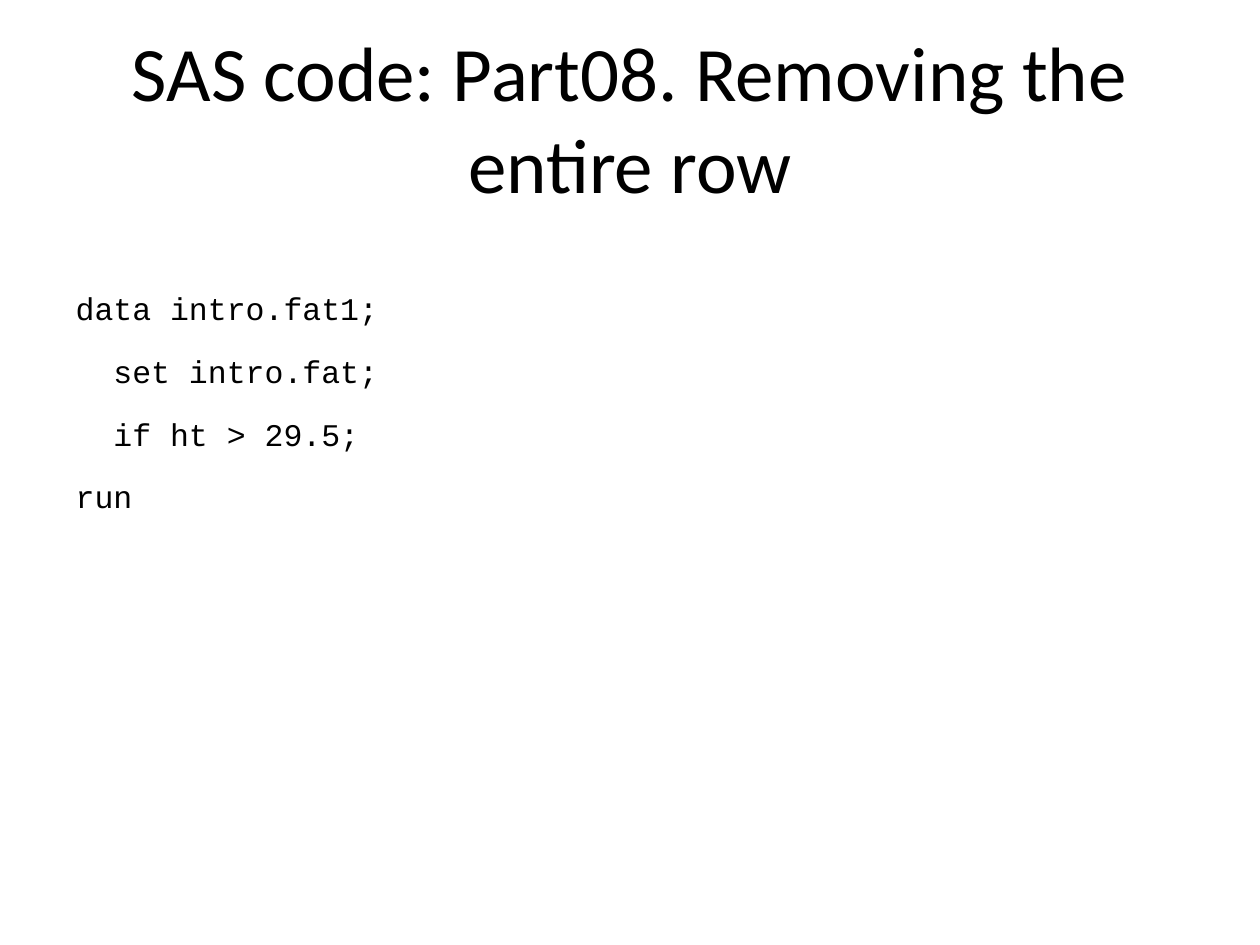
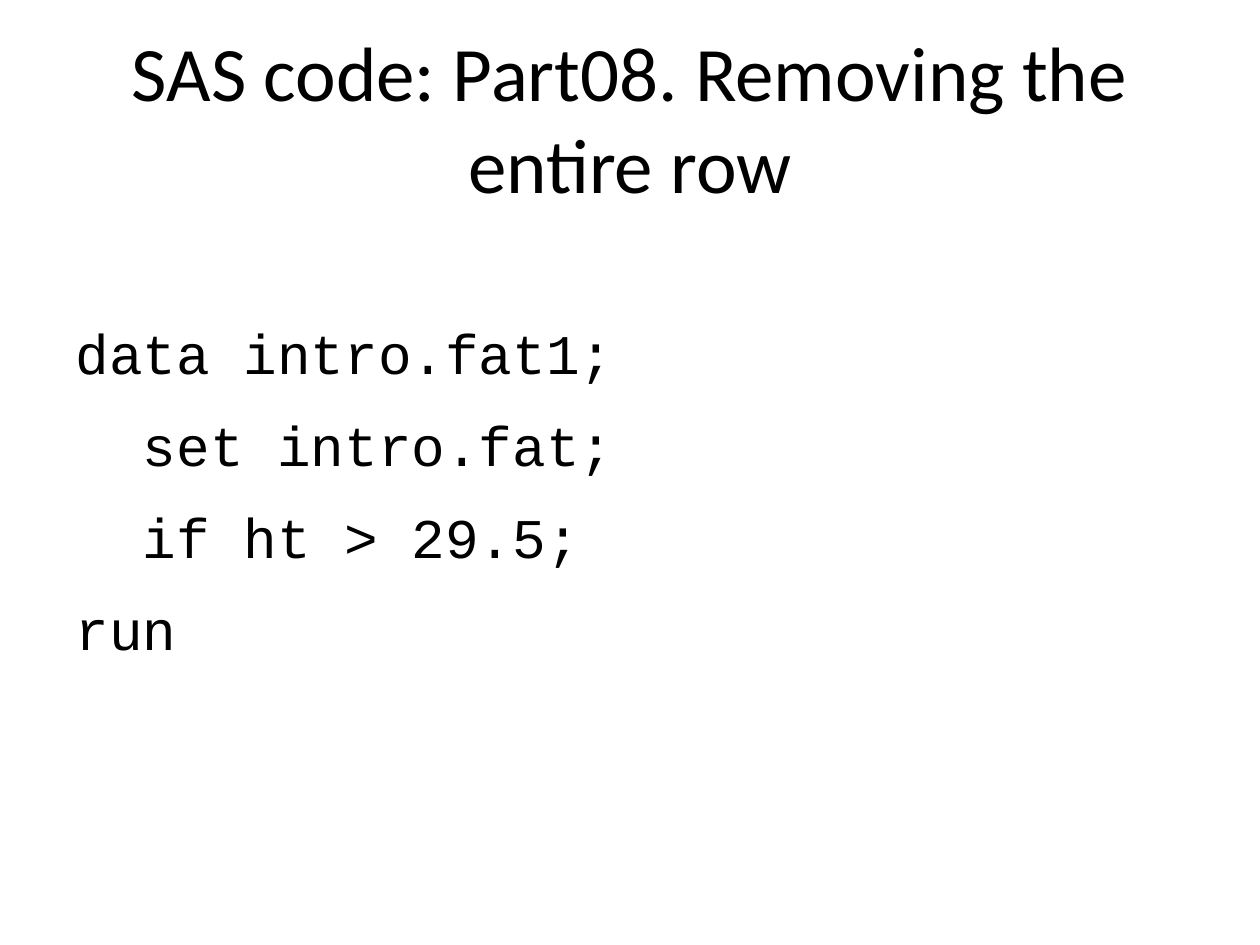
Before and after one commit to pmean/introduction-to-SAS, a slide deck: slide 26 of results/5507-02-simon-slides-and-speaker-notes.pptx. Drawn at 1260x945 pixels with LibreOffice and Linux fonts; fonts in the diff are those of the drawing. Boxes give left, top, right and bottom in pixels: in the first picture for what was removed or moved away, otherwise in the second. Text is boxed around its words. In the diff, an @@ line names an element or a change of style, - is before the commit and + after.

```diff
--- a/results/5507-02-simon-slides-and-speaker-notes.pptx
+++ b/results/5507-02-simon-slides-and-speaker-notes.pptx
@@ text "data intro.fat1; set intro.fat; if ..." at bbox=[76, 334, 614, 651]: size 18 to 32 pt; indent changed; more space between paragraphs @@
```
Also in this commit, not shown: 27 other slides changed, 5 other files.
